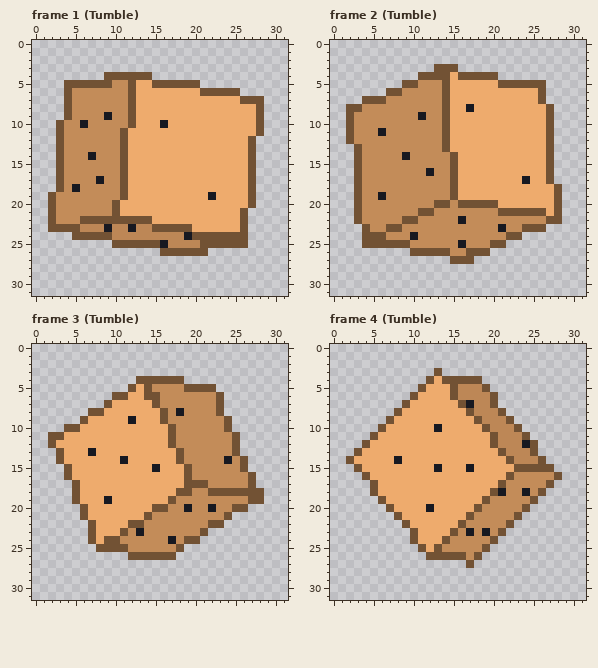
Two states of a pixel-art file, assets/source/aseprite/rolls/exploding_d6.aseprite. Above, as it was before the edit.
32x32 pixels, 24 frames. Colours within 5 levels of each other are drawn and written as one. Shown: frame 1 (Tumble), frame 2 (Tumble), frame 3 (Tumble), frame 4 (Tumble). The commit also changed other frames, which this record leaves out.
The result:
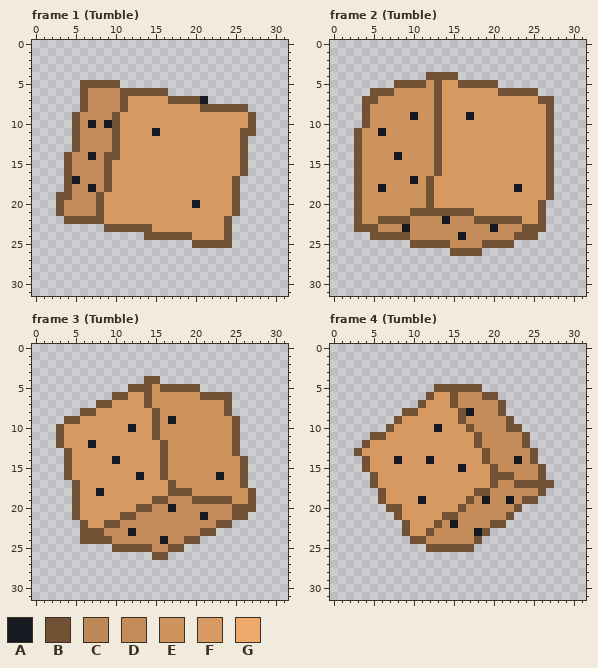
Palette (. is transparent): A #171921  B #725234  C #bd8756  D #c38c59  E #ce945e  F #d69a62  G #eeab6d
From old to new:
Changed rows in their new state; - is an unchanged pixel.
Frame 1 (Tumble):
first column x 2:
 4 -------......--------------
 5 --..----B..........--------
 6 --..B----B-BBBB.........---
 7 --..B----BFFFFFBBBBA.......
 8 --..B----BFFFFFFFFFBBBBBB..
 9 --.B---DBFFFFFFFFFFFFFFFFB.
10 -..BDA-ABFFFFFFFFFFFFFFFFB.
11 -..B----BFFFFAFFFFFFFFFFBB.
12 -..B----BFFFFFFFFFFFFFFFB.-
13 -..B----BFFFFFFFFFFFFFFFB.-
14 -.B----BBFFFFFFFFFFFFFFFB.-
15 -.B----BFFFFFFFFFFFFFFFFB.-
16 -.B----BFFFFFFFFFFFFFFFFB.-
17 -.BA--DBFFFFFFFFFFFFFFFB..-
18 -.BD-A-BFFFFFFFFFFFFFFFB..-
19 .BB---BFFFFFFFFFFFFFFFFB..-
20 .B----BFFFFFFFFFFFAFFFFB..-
21 .B----BFFFFFFFFFFFFFFFFB.--
22 ..BB---FFFFFFFFFFFFFFFB..--
23 .......BBBBBBFFFFFFFFFB..--
24 ---.........BBBBBBFFFF-..--
25 --------..........B----..--
26 --------------......-------
Frame 2 (Tumble):
first column x 2:
 3 -----------...-------------
 4 ---------.---B.....--------
 5 ------B--BEBFFBBBBB......--
 6 ---BB-EEEEEBFFFFFFFBBBBB.--
 7 ----EEEEEEEBFFFFFFFFFFFF-B-
 8 ..BEEEEEEEEBFFFFFFFFFFFFF--
 9 ..BEEEEEAEEBFFFAFFFFFFFFF--
10 ..BEEEEEEEEBFFFFFFFFFFFFF--
11 .BEE-EEEEEEBFFFFFFFFFFFFF--
12 .BEEEEEEEEEBFFFFFFFFFFFFF--
13 --EEEEEEEEEBFFFFFFFFFFFFF--
14 --EEEEAEEEEBFFFFFFFFFFFFF--
15 --EEEEEEEEEBFFFFFFFFFFFFF--
16 --EEEEEEEEEBFFFFFFFFFFFFF--
17 --EEEEEEAEBFFFFFFFFFFFFFF--
18 --EEAEEEEEBFFFFFFFFFFAFFFB.
19 --EEEEEEEEBFFFFFFFFFFFFFFB.
20 --EEEEEEEEBFFFFFFFFFFFFFB..
21 --EEEEEEB--BBBBBFFFFFFFF-..
22 --EEBBB-D---A-D-BBBBBBFFB..
23 -B-B-DDA----------AD-------
24 --.--BBBD-----A-----D-BB---
25 --......BBBBB-D--B--B------
26 --------.....BB--.---------
27 -------------...-----------
Frame 3 (Tumble):
first column x 2:
 4 -----------.--...----------
 5 -----------B-EBBB--..------
 6 ----------FF-EEEEEEBB-B----
 7 ------B-FFFFBEEEEEEEEEB----
 8 ----B-FFFFFFFBEEEEEEEEB----
 9 --BBFFFFFFFFFBEAEEEEEEEB---
10 -BFFFFFFFFAFFBEEEEEEEEEB---
11 .-FFFFFFFFFFFBEEEEEEEEE----
12 .BFFFAFFFFFFFFBEEEEEEEE----
13 -.BFFFFFFFFFFFBEEEEEEEE----
14 -.BFFFFFAFFFFFBEEEEEEEEE---
15 ---FFFFFFFFFFFBEEEEEEEEE---
16 ---FFFFFFFFAFFBEEEEEEAEEB.-
17 ----FFFFFFFFFFFBEEEEEEEEB.-
18 ----FFAFFFFFFFFB--EEEEEEE-.
19 ----FFFFFFFFFBBD--BBBBBEE-.
20 ---BFFFFFFFBBDDA-D--D----B-
21 ---BFFFFFBBDD------A--DBB--
22 ----BFFBBDDD--------D-B----
23 ----B-BDDDAD--------B------
24 ----B-B-D-----AD-----------
25 ------..--BBB--B-----------
26 ----------...--.-----------
Frame 4 (Tumble):
first column x 2:
 3 -----------.---------------
 4 ----------.......----------
 5 ---------..BB-BBB.---------
 6 --------..BFF-DDDB---------
 7 -------..BFFFBDDDDDB-------
 8 ------.BBFFFFFBADDD--------
 9 -----.BFFFFFFFBDDDDD-------
10 ----.BFFFFF-FFFBDDDDB------
11 ----BFFFFFFFFFFFBDDDDD-----
12 ---FFFFFFFFFFFFFBDDDDDB.---
13 --FFFFFFFFFFFFFFFBDDDDD----
14 ..BFFF-FFFAFFFFFFBDDDADB.--
15 -.BFFFFFFFFFFFAFFFBDDDDD-.-
16 --.BFFFFFFFFFFFFFFBB----B..
17 ----FFFFFFFFFFFFFFBD-BBBB--
18 ---.BFFFFFFFFFFFBBDD--D----
19 -----FFFFAFFFFFBDA--A-B----
20 ------BFFFFFFFBDD----B.----
21 -------FFFFFBBDD----B.-----
22 --------FFFBDAD---BB.------
23 -------BFFBDDD-DAB..-------
24 ---------BDDD---B..--------
25 ---------.B-BBBB..---------
26 ----------.......----------
27 ---------------.-----------
Pixel boxes of the changes (left, top, right, bottom) in both pictures:
changed: (48, 72, 264, 256)
changed: (346, 64, 562, 264)
changed: (48, 376, 264, 560)
changed: (346, 368, 562, 568)
